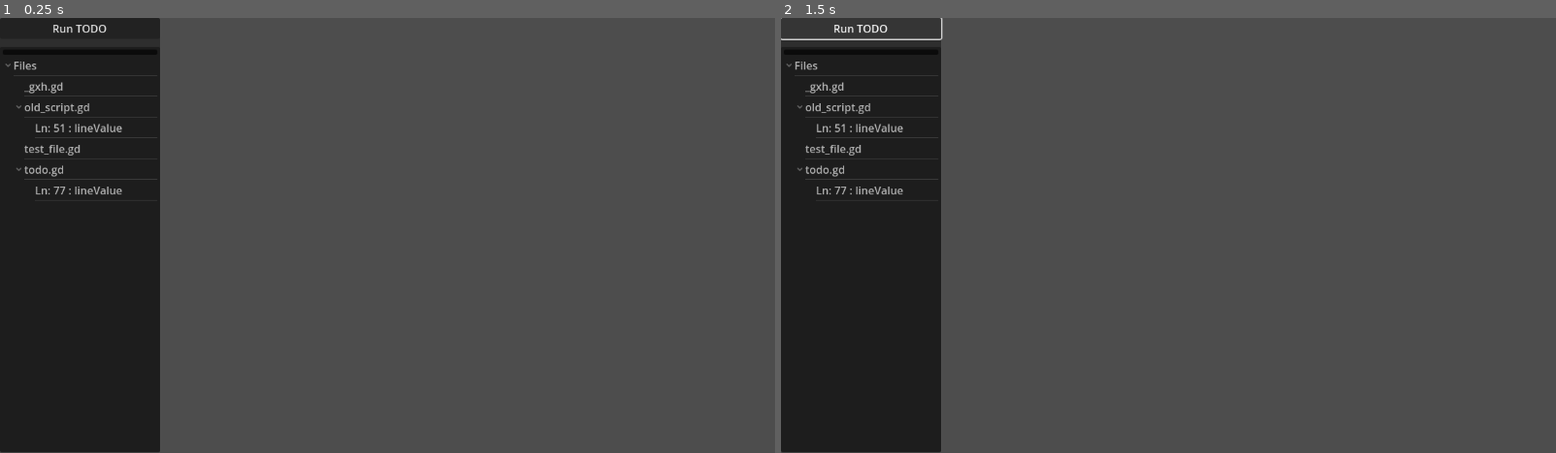
Above: before the commit, frames 1-2 (left to right).
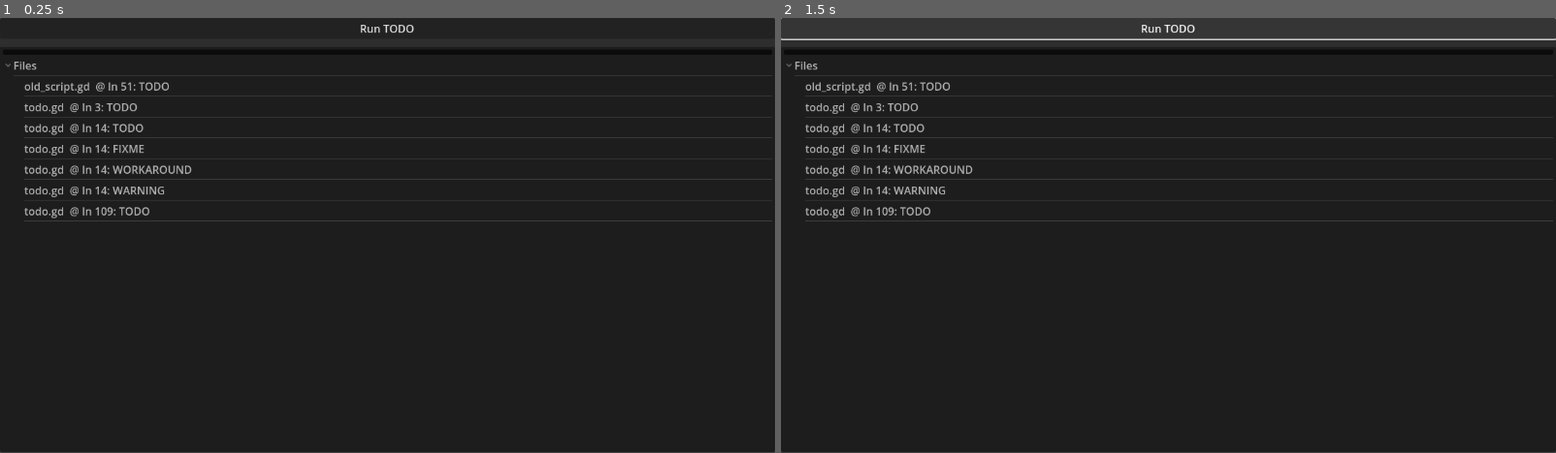
Above: after the commit, the same moments.

Repository: me-jw-crouch/TODO-Tracker
Game: Godot game, scene res://todo.tscn
The game is run twice, just before and just after one commit, with the same random seed, the same clock (stepped at 60 frames per second) and the same inputs.
Inputs:
- Up to frame 1 (0.25 s): no input
- Up to frame 2 (1.5 s): click "Run TODO" at 0.5 s; click "Run TODO" at 1.25 s

The runs differ from the first frame. In frame 1, 80% of the frame differs, in the area x 2-100%, y 0-100%; in frame 2, 76%.

Commit message:
Working-w00t

Diff:
--- a/todo.gd
+++ b/todo.gd
@@ -1,94 +1,118 @@
 extends Node
+## The todo plugin examines all files under 'res://' and documents instances of
+## 'TODO' and lists their location, and gives the line in the tooltip on hover.
+##
+## WIP Features
+## Clicking on the file should open up the file at the line within preferred
+## editor. Need to implement proper searching and item creating flow so the code
+## structures the file tree properly.
+##
+## @experimental
 
+enum DIR_TYPE { FOLDER, FILE }
+
+var search_strings_array = ["TODO", "FIXME", "WORKAROUND", "WARNING"]
+var filetypes_to_search = [".gd", ".txt"]
+var folders_to_ignore = ["FolderA"]
 var searchButton : Button
-var resultsTree : Tree
-var root : TreeItem
-var falseRoot : TreeItem
-var fileList : Dictionary
-var directory_array : Array[String] = ["res://"]
+var results_tree : Tree
+var tree_root : TreeItem
 
-func _ready() -> void: # Fully Working
+# Connect when ready to children and assign button signal.
+# Run update tree on load, button allows for refreshing.
+func _ready() -> void:
 	searchButton = $VSplitContainer/RunBtn
-	resultsTree = $VSplitContainer/PanelContainer/ResultsTree
+	results_tree = $VSplitContainer/PanelContainer/ResultsTree
 	searchButton.connect("pressed", _on_searchButton_pressed)
 	update_tree()
 
 func _on_searchButton_pressed():
-	resultsTree.clear()
+	results_tree.clear()
 	update_tree()
 
+func update_tree():
+	results_tree.clear()
 
-func update_tree():
-	# Reset anything that needs it
-	directory_array = ["res://"]
-	resultsTree.clear()
+	tree_root = results_tree.create_item()
+	tree_root.set_text(0, "Files")
 
-	# Search root directory, if any others are found, get_dir_contents(path)
-	# will add them to directory_array, and will
-	var dir_to_search = directory_array.pop_back()
-	while dir_to_search != null:
-		get_dir_contents(dir_to_search)
-		dir_to_search = directory_array.pop_back()
+	var root_dir_dictionary = {
+		&"path" : "res://",
+		&"type": DIR_TYPE.FOLDER,
+		&"contents": {}
+		}
 
-	# Create the root of the Tree Node
-	root = resultsTree.create_item()
-	root.set_text(0, "Files")
+	# Recursive function, starts at root.
+	root_dir_dictionary[&"contents"] = get_dir_contents(root_dir_dictionary)
 
-	# Creates a sorted array of file names, so the tree
-	# will have them added in alpha order.
-	var file_array = []
-	for file in fileList.keys():
-		file_array.append(file)
-		file_array.sort()
+	# Process the recieved dictionary, recursively again.
+	process_directory_contents(root_dir_dictionary)
 
-	for file in file_array:
-		_parse_file(fileList[file][&"location"], file)
-		create_tree_item(fileList[file], root, file)
+func get_dir_contents(dir_dictionary):
+	var path = dir_dictionary[&"path"]
+	var this_directory_contents = {}
 
-
-# Takes a path, cycles through all items within (ignoring any hidden files/dirs)
-# Adds directory to the search list, and adds files to the fileList dictionary
-# for parsing later.
-func get_dir_contents(path):
-	var dir = DirAccess.open(path)
+	var dir := DirAccess.open(path)
 	if dir:
 		dir.list_dir_begin()
 		var file_name = dir.get_next()
 		while file_name != "":
-			if dir.current_is_dir() and not file_name.begins_with("."):
-				directory_array.push_back(file_name) # Not caring about order.
-			if not file_name.begins_with(".") and file_name.ends_with(".gd"):
-				if not fileList.has(file_name):
-					fileList[file_name] = {
-						&"location" : dir.get_current_dir(),
-					}
+			if not file_name.begins_with("."): # Ignores hidden files
+				if dir.current_is_dir() and not folders_to_ignore.has(file_name):
+					var new_directory := {
+						&"path" : path + file_name + "/",
+						&"type": DIR_TYPE.FOLDER,
+						&"contents": {},
+						}
+					new_directory[&"contents"] = get_dir_contents(new_directory)
+					this_directory_contents[file_name] = new_directory
+				else:
+					for suffix in filetypes_to_search:
+						if file_name.ends_with(suffix):
+							this_directory_contents[file_name] = {
+								&"path": path,
+								&"type": DIR_TYPE.FILE
+							}
 			file_name = dir.get_next()
+		dir.list_dir_end()
 	else:
-		print("An error occurred when trying to access the path.")
-		print(dir)
+		print("An error occurred when trying to access the path: " + path)
 
+	return this_directory_contents
 
-func _parse_file(path, fileName):
-	var file = FileAccess.open(path+fileName, FileAccess.READ)
+func _parse_file(path, file_name, parent_tree_item):
+	var file = FileAccess.open(path+file_name, FileAccess.READ)
 	if file:
 		var line = file.get_line()
 		var line_number = 1
 		while not file.eof_reached():
-			if line.find("TODO") != -1:
-				fileList[fileName][line_number] = line
+			for query in search_strings_array:
+				if line.find(query) != -1:
+					create_file_tree_item(parent_tree_item, line_number, line, file_name, query)
 			line = file.get_line()
 			line_number += 1
 		file.close()
 
+func process_directory_contents(dir_dict, parent = null):
+	# Iterate through each item in the directory dictionary
+	for key in dir_dict[&"contents"]:
+		if dir_dict[&"contents"][key][&"type"] == DIR_TYPE.FILE:
+			_parse_file(dir_dict[&"path"], key, parent)
+		elif dir_dict[&"contents"][key][&"type"] == DIR_TYPE.FOLDER:
+			var new_branch_parent = create_dir_tree_item(parent, key)
+			process_directory_contents(dir_dict[&"contents"][key], new_branch_parent)
 
-func create_tree_item(lines_from_file_dict, file_branch, fileName):
-	var parent = resultsTree.create_item(file_branch)
-	parent.set_text(0, fileName)
-	parent.set_tooltip_text(0, lines_from_file_dict[&"location"])
-	var keys_array = lines_from_file_dict.keys()
+func create_file_tree_item(parent, line_num, line, file_name, query) -> TreeItem:
+	var child = results_tree.create_item(parent)
+	child.set_text(0, file_name + "  @ ln " + str(line_num) + ": " + query)
+	child.set_tooltip_text(0, line)
+	# TODO set child's on_selected to run EditorInterface.edit_script(file_name)
+	# May need to also pass the file path into this function.
+	return child
 
-	for key in keys_array:
-		if key is int:
-			var child = resultsTree.create_item(parent)
-			child.set_text(0, "Ln: " + str(key)  +" : lineValue" )
-			child.set_tooltip_text(0, lines_from_file_dict[key])
+func create_dir_tree_item(parent, folder_name) -> TreeItem:
+	var new_branch_parent = results_tree.create_item(parent)
+	new_branch_parent.set_text(0, folder_name)
+	new_branch_parent.set_tooltip_text(0, "test")
+	new_branch_parent.set_selectable(0, false)
+	return new_branch_parent
--- a/todo.tscn
+++ b/todo.tscn
@@ -6,7 +6,6 @@
 anchors_preset = 15
 anchor_right = 1.0
 anchor_bottom = 1.0
-offset_right = -914.0
 offset_bottom = -1.0
 grow_horizontal = 2
 grow_vertical = 2
